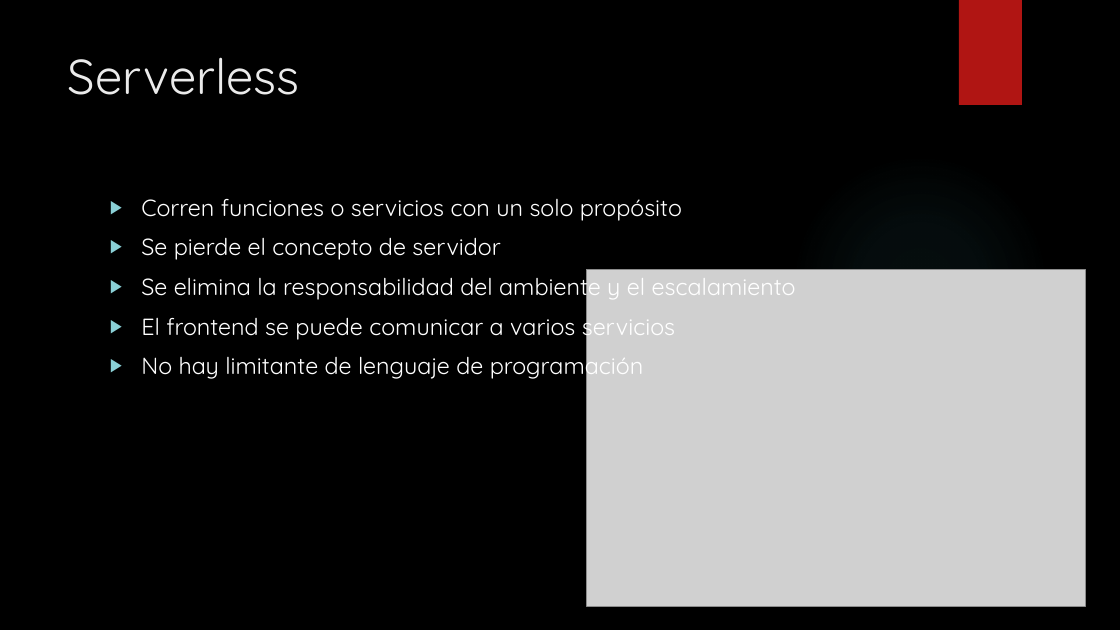
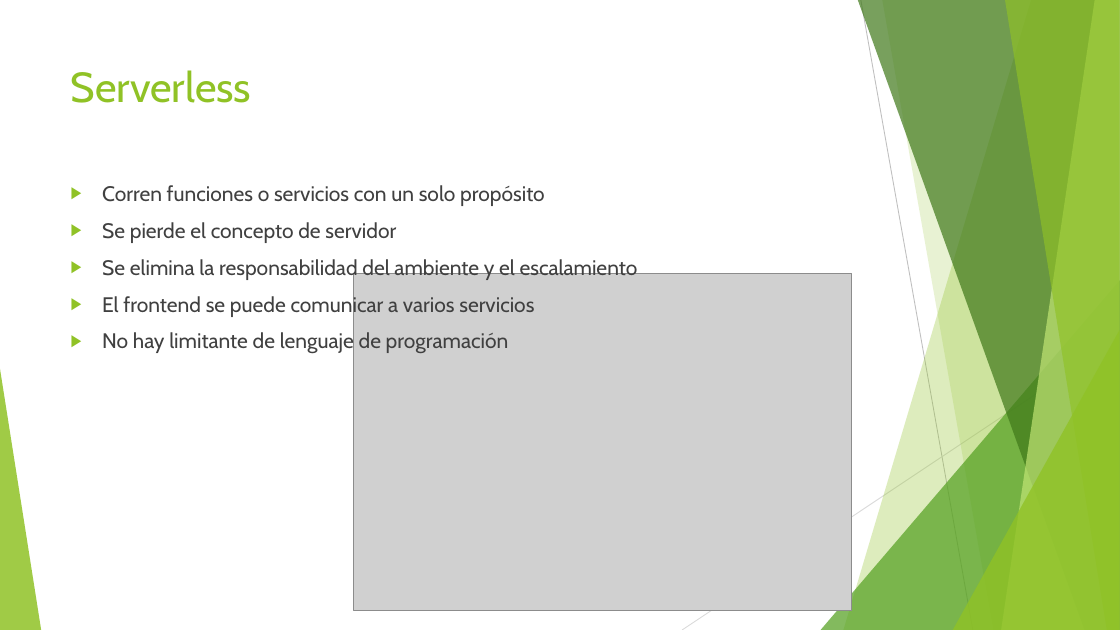
Before and after one commit to alanzam/AWS-Serverless, a slide deck: slide 8 of serverless.pptx (slide 7 before the commit). Drawn at 1120x630 pixels with LibreOffice and Linux fonts; fonts in the diff are those of the drawing; grey boxes stand for pictures; background and template pictures are left out. Boxes give left, top, right and bottom in pixels: in the first picture for what was removed or moved away, otherwise in the second. Text is boxed around its words. In the diff, an @@ line names an element or a change of style, - is before the commit and + after.

```diff
--- a/serverless.pptx
+++ b/serverless.pptx
@@ background picture (left out) to #FFFFFF @@
@@ rectangle removed at <box>959,0,1022,105</box> @@
@@ title "Serverless": place and size @@
-title "Serverless" at <box>68,57,300,95</box>
+title "Serverless" at <box>71,70,252,103</box>
@@ title "Serverless" at <box>71,70,252,103</box>: size 42 to 36 pt, font Quicksand to Cabin, text colour #EBEBEB to #90C226 @@
@@ text "Corren funciones o servicios con ...": place and size @@
-text "Corren funciones o servicios con ..." at <box>141,199,796,381</box>
+text "Corren funciones o servicios con ..." at <box>102,185,638,355</box>
@@ text "Corren funciones o servicios con ..." at <box>102,185,638,355</box>: size 20 to 18 pt, font Quicksand to Cabin, text colour #FFFFFF to #404040; bullet colour #8AD0D6 to #90C226 @@
@@ ellipse removed at <box>791,154,1049,413</box> @@
@@ picture: place and size @@
-picture at <box>587,269,1086,606</box>
+picture at <box>354,274,852,611</box>
@@ group added at <box>0,0,1120,630</box>: 5 freeform shapes, 3 triangles, 2 lines @@
```
Also in this commit, not shown: 15 other slides changed, 4 slides added, 1 slide removed.
